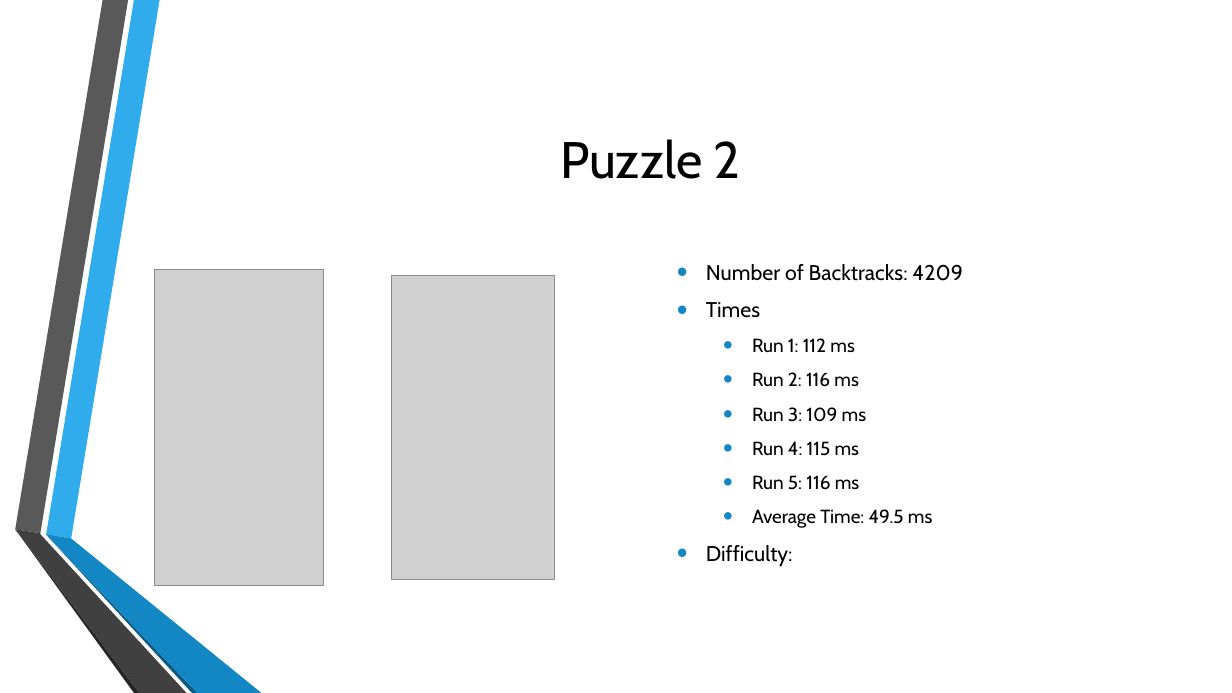
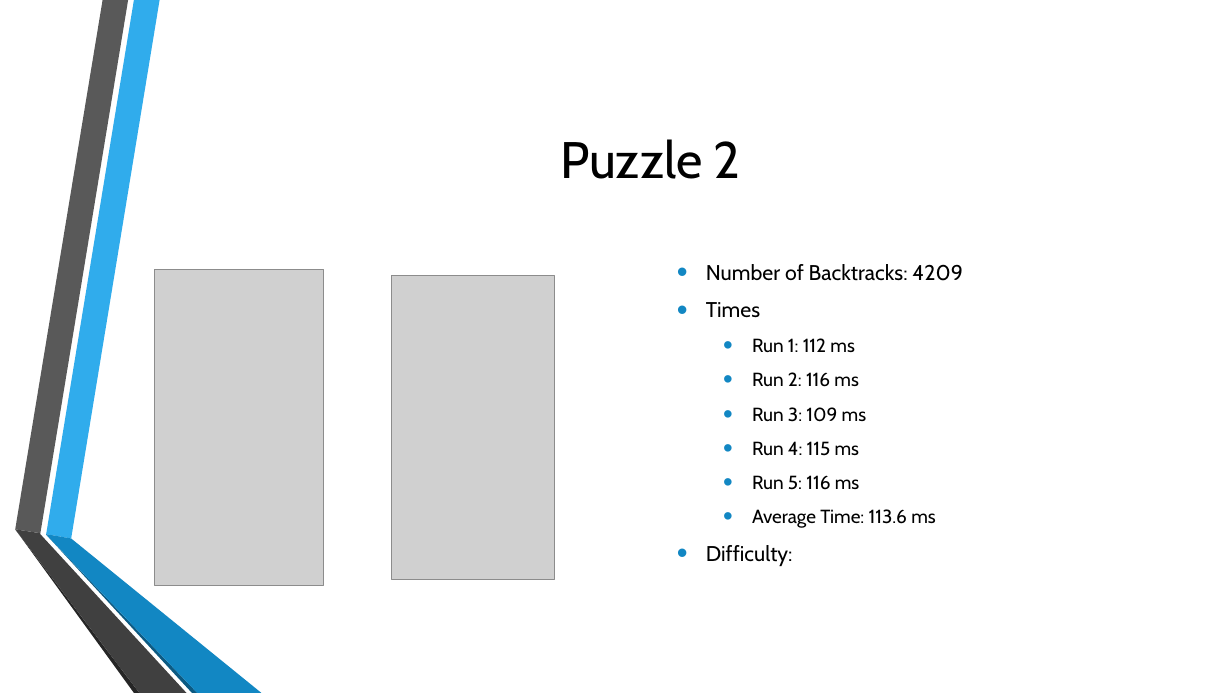
Before and after one commit to BionicScout/LTU-AI-Group_Project, a slide deck: slide 13 of AI TermProject Presentation.pptx. Drawn at 1232x693 pixels with LibreOffice and Linux fonts; fonts in the diff are those of the drawing; grey boxes stand for pictures; background and template pictures are left out. Boxes give left, top, right and bottom in pixels: in the first picture for what was removed or moved away, otherwise in the second. Text is boxed around its words. In the diff, an @@ line names an element or a change of style, - is before the commit and + after.

```diff
--- a/AI TermProject Presentation.pptx
+++ b/AI TermProject Presentation.pptx
@@ text at (752, 509, 935, 528): text changed @@
-  • Average Time: 49.5 ms
+  • Average Time: 113.6 ms
```
Also in this commit, not shown: 3 other slides changed, 1 other file.
